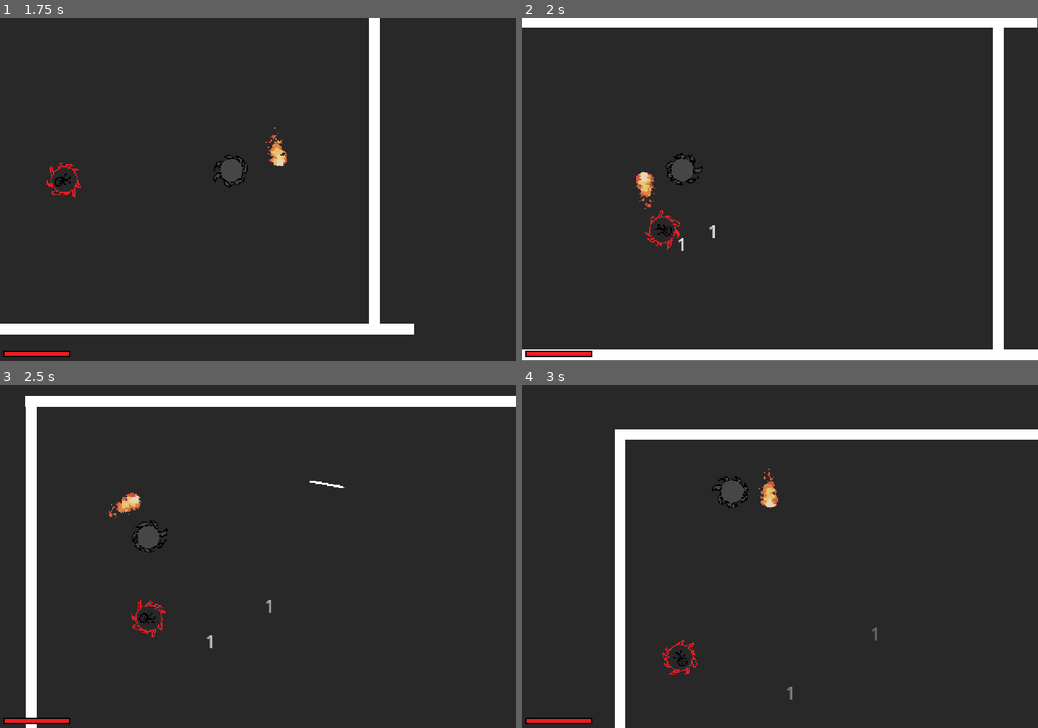
Above: before the commit, frames 1-4 (two rows, left to right).
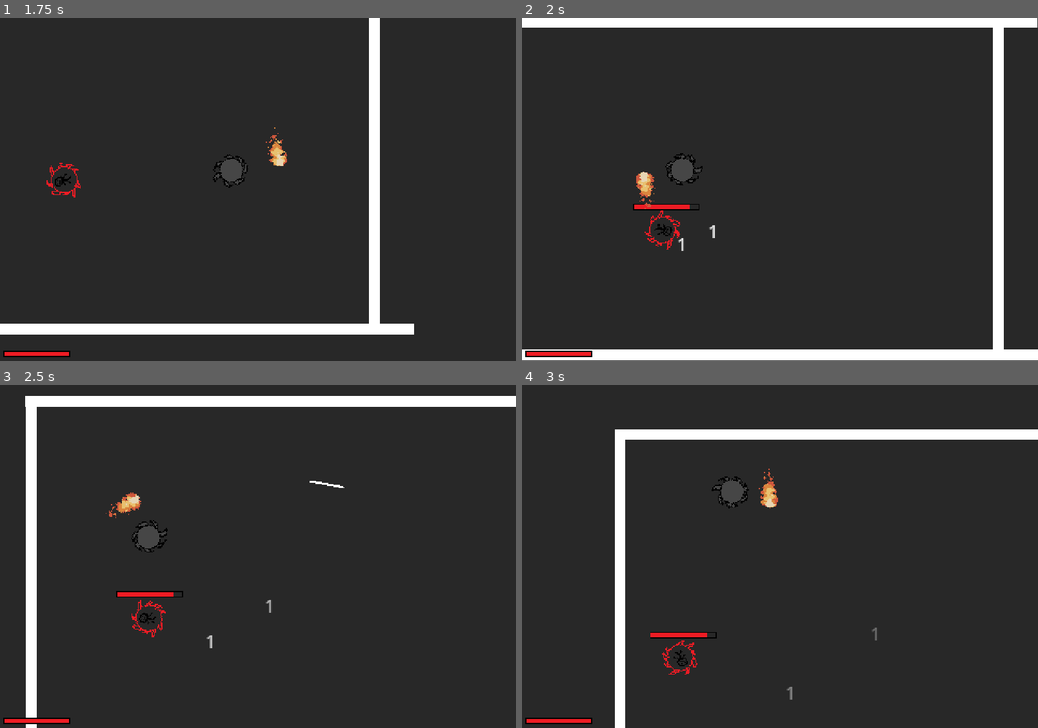
Above: after the commit, the same moments.

Repository: deltea/brj-2025
Game: Godot game, scene res://rooms/levels/test_level.tscn
Two runs of this game, one before a commit and one after it. Both use one fixed random seed, a clock stepped at 60 frames per second and the inputs below.
Inputs (mouse positions are in pixels of both pictures, inside the frame that each line leads up to):
- Up to frame 1 (1.75 s): move the mouse to (371, 172) at 0.52 s; press the mouse at (371, 172) at 0.53 s; move the mouse to (154, 206) at 1.27 s; release the mouse at (154, 206) at 1.28 s; click (154, 206) at 1.35 s
- Up to frame 2 (2 s): no input
- Up to frame 3 (2.5 s): move the mouse to (309, 481) at 2.02 s; press the mouse at (309, 481) at 2.03 s
- Up to frame 4 (3 s): move the mouse to (754, 625) at 2.77 s; release the mouse at (754, 625) at 2.78 s; click (754, 625) at 2.85 s

Frame 1 is identical in both runs. In frame 2, 0.2% of the frame differs, in the area x 21-35%, y 54-57%; in frame 3, 0.2%, in the area x 22-36%, y 60-62%; in frame 4, 0.2%.

Commit message:
Health Bars Implemented

Diff:
--- a/rooms/levels/test_level.tscn
+++ b/rooms/levels/test_level.tscn
@@ -5,7 +5,7 @@
 [ext_resource type="PackedScene" uid="uid://calsodcj6nbtc" path="res://scenes/Items/example_item.tscn" id="3_npjtm"]
 [ext_resource type="PackedScene" uid="uid://danvefsaxgyvo" path="res://scenes/test_collider.tscn" id="3_qdcyq"]
 [ext_resource type="PackedScene" uid="uid://hs4jyaqetvdb" path="res://scenes/enemies/example_enemy.tscn" id="4_wodb3"]
-[ext_resource type="PackedScene" uid="uid://bojhr0psvqjli" path="res://scenes/hud.tscn" id="5_5n3ta"]
+[ext_resource type="PackedScene" uid="uid://bojhr0psvqjli" path="res://scenes/HUD/hud.tscn" id="5_5n3ta"]
 
 [node name="TestLevel" instance=ExtResource("1_nfnad")]
 
@@ -37,6 +37,6 @@
 
 [node name="Example Enemy" parent="." index="5" instance=ExtResource("4_wodb3")]
 position = Vector2(96, 116)
-health = 20.0
+collision_priority = 10.0
 
 [node name="HUD" parent="." index="6" instance=ExtResource("5_5n3ta")]
--- /dev/null
+++ b/scenes/HUD/enemy_health_bar.gd
@@ -0,0 +1,32 @@
+extends "res://scripts/health_bar_base.gd"
+
+var fade_out_time = 1;
+
+@onready var disappear_timer: Timer = $"Disappear Timer"
+@onready var parent = get_parent();
+
+@onready var health_bar_tot_size = $HealthBarContainer.texture.get_size() * $HealthBarContainer.get_scale();
+@onready var offset = Vector2(-health_bar_tot_size.x/2, 0);
+@export var offset_offset : Vector2;
+
+var tween : Tween;
+
+func _process(delta):
+	super._process(delta);
+	rotation = -parent.rotation
+	global_position = parent.global_position + offset + offset_offset
+
+func _on_disappear_timer_timeout() -> void:
+	tween = get_tree().create_tween();
+	tween.tween_property(self, "modulate:a", 0, fade_out_time)
+	tween.tween_callback(queue_free)
+
+
+func _on_health_changed() -> void:
+	#Stop the fading
+	if tween:
+		tween.stop();
+		modulate.a = 1;
+
+	#Restart the timer
+	disappear_timer.start();
--- /dev/null
+++ b/scenes/HUD/enemy_health_bar.tscn
@@ -0,0 +1,16 @@
+[gd_scene load_steps=3 format=3 uid="uid://b62ldg3le5ikh"]
+
+[ext_resource type="PackedScene" uid="uid://dbyjtacx6sbhn" path="res://scenes/HUD/health_bar.tscn" id="1_yjq7y"]
+[ext_resource type="Script" path="res://scenes/HUD/enemy_health_bar.gd" id="2_67nsl"]
+
+[node name="Enemy Health Bar" instance=ExtResource("1_yjq7y")]
+script = ExtResource("2_67nsl")
+offset_offset = Vector2(0, -15)
+
+[node name="Disappear Timer" type="Timer" parent="." index="2"]
+wait_time = 3.0
+one_shot = true
+autostart = true
+
+[connection signal="HealthChanged" from="." to="." method="_on_health_changed"]
+[connection signal="timeout" from="Disappear Timer" to="." method="_on_disappear_timer_timeout"]
--- /dev/null
+++ b/scenes/HUD/health_bar.gd
@@ -0,0 +1,23 @@
+extends Node2D
+
+@export var health_bar_intervals : float = 8;
+
+@onready var player : Player = RoomManager.current_room.player;
+@onready var health_bar_content: Sprite = $Health
+@onready var init_bar_position = health_bar_content.position;
+@onready var health_bar_size = health_bar_content.texture.get_size();
+
+var health_percentage = 1;
+
+
+# Called every frame. 'delta' is the elapsed time since the previous frame.
+func _process(delta: float) -> void:
+	health_percentage = player.health/player.init_health;
+
+	var clamped_percentage = clamp_to_interval(health_percentage, 1/health_bar_intervals);
+	health_bar_content.target_scale = Vector2(clamped_percentage, 1)
+	#I am sure there is a better way of doing this, clamping the health bar to the left.
+	health_bar_content.position.x = init_bar_position.x - ((1-clamped_percentage) * health_bar_size.x/2)
+
+func clamp_to_interval(num : float, interval_length : float) -> float:
+	return floor(num / interval_length) * interval_length;
--- /dev/null
+++ b/scenes/HUD/health_bar.tscn
@@ -0,0 +1,19 @@
+[gd_scene load_steps=5 format=3 uid="uid://dbyjtacx6sbhn"]
+
+[ext_resource type="Script" path="res://scripts/health_bar_base.gd" id="1_5juu5"]
+[ext_resource type="Texture2D" uid="uid://cdhtwq1brrby" path="res://assets/UI Images/Healthbar.png" id="1_j21nv"]
+[ext_resource type="Script" path="res://utils/sprite-plus/sprite.gd" id="2_fj702"]
+[ext_resource type="Texture2D" uid="uid://i4ehaawlfqwr" path="res://assets/UI Images/Health.png" id="3_7fkly"]
+
+[node name="Movable Health Bar" type="Node2D"]
+script = ExtResource("1_5juu5")
+
+[node name="HealthBarContainer" type="Sprite2D" parent="."]
+position = Vector2(34, -7)
+texture = ExtResource("1_j21nv")
+script = ExtResource("2_fj702")
+
+[node name="Health" type="Sprite2D" parent="."]
+position = Vector2(34, -7)
+texture = ExtResource("3_7fkly")
+script = ExtResource("2_fj702")
--- /dev/null
+++ b/scenes/HUD/hud.tscn
@@ -0,0 +1,18 @@
+[gd_scene load_steps=2 format=3 uid="uid://bojhr0psvqjli"]
+
+[ext_resource type="PackedScene" uid="uid://p20ycxlowib8" path="res://scenes/HUD/immovable_health_bar.tscn" id="1_v3lci"]
+
+[node name="HUD" type="CanvasLayer"]
+
+[node name="VBoxContainer" type="VBoxContainer" parent="."]
+anchors_preset = 15
+anchor_right = 1.0
+anchor_bottom = 1.0
+grow_horizontal = 2
+grow_vertical = 2
+alignment = 2
+
+[node name="Control" type="Control" parent="VBoxContainer"]
+layout_mode = 2
+
+[node name="Immovable Health Bar" parent="VBoxContainer/Control" instance=ExtResource("1_v3lci")]
--- /dev/null
+++ b/scenes/HUD/immovable_health_bar.gd
@@ -0,0 +1,5 @@
+extends "res://scripts/health_bar_base.gd"
+
+
+func _ready() -> void:
+	entity = RoomManager.current_room.player;
--- /dev/null
+++ b/scenes/HUD/immovable_health_bar.tscn
@@ -0,0 +1,7 @@
+[gd_scene load_steps=3 format=3 uid="uid://p20ycxlowib8"]
+
+[ext_resource type="PackedScene" uid="uid://dbyjtacx6sbhn" path="res://scenes/HUD/health_bar.tscn" id="1_8f0oh"]
+[ext_resource type="Script" path="res://scenes/HUD/immovable_health_bar.gd" id="2_8m5tm"]
+
+[node name="Immovable Health Bar" instance=ExtResource("1_8f0oh")]
+script = ExtResource("2_8m5tm")
--- a/scenes/enemies/enemy.gd
+++ b/scenes/enemies/enemy.gd
@@ -9,8 +9,5 @@
 func _physics_process(delta: float) -> void:
 	super._physics_process(delta);
 
-func _on_collided(collision) -> void:
-	pass # Replace with function body.
-
 func _on_died() -> void:
 	queue_free();
--- a/scenes/enemies/enemy.tscn
+++ b/scenes/enemies/enemy.tscn
@@ -5,7 +5,7 @@
 
 [node name="Enemy" type="RigidBody2D"]
 collision_layer = 8
-collision_mask = 2147483655
+collision_mask = 2147483663
 script = ExtResource("1_1h43w")
 
 [node name="State Machine" type="Node" parent="."]
@@ -17,4 +17,5 @@
 
 [node name="AnimatedSprite2D" type="AnimatedSprite2D" parent="."]
 
+[connection signal="collided" from="." to="." method="_on_collided"]
 [connection signal="died" from="." to="." method="_on_died"]
--- a/scenes/enemies/example_enemy.tscn
+++ b/scenes/enemies/example_enemy.tscn
@@ -20,7 +20,7 @@
 }]
 
 [node name="Example Enemy" instance=ExtResource("1_krwge")]
-init_health = 20
+health = 100.0
 
 [node name="State Machine" parent="." index="0" node_paths=PackedStringArray("initial_state")]
 initial_state = NodePath("EnemyIdle")
--- a/scenes/hud.tscn
+++ /dev/null
@@ -1,31 +0,0 @@
-[gd_scene load_steps=5 format=3 uid="uid://bojhr0psvqjli"]
-
-[ext_resource type="Texture2D" uid="uid://cdhtwq1brrby" path="res://assets/UI Images/Healthbar.png" id="1_fad5h"]
-[ext_resource type="Script" path="res://scenes/health_bar.gd" id="1_uu5dh"]
-[ext_resource type="Script" path="res://utils/sprite-plus/sprite.gd" id="2_tqvwy"]
-[ext_resource type="Texture2D" uid="uid://i4ehaawlfqwr" path="res://assets/UI Images/Health.png" id="3_3nwcr"]
-
-[node name="HUD" type="CanvasLayer"]
-
-[node name="VBoxContainer" type="VBoxContainer" parent="."]
-anchors_preset = 15
-anchor_right = 1.0
-anchor_bottom = 1.0
-grow_horizontal = 2
-grow_vertical = 2
-alignment = 2
-
-[node name="HealthBar" type="Control" parent="VBoxContainer"]
-layout_mode = 2
-script = ExtResource("1_uu5dh")
-metadata/_edit_group_ = true
-
-[node name="HealthBarContainer" type="Sprite2D" parent="VBoxContainer/HealthBar"]
-position = Vector2(34, -7)
-texture = ExtResource("1_fad5h")
-script = ExtResource("2_tqvwy")
-
-[node name="Health" type="Sprite2D" parent="VBoxContainer/HealthBar"]
-position = Vector2(34, -7)
-texture = ExtResource("3_3nwcr")
-script = ExtResource("2_tqvwy")
--- a/scenes/player/player.gd
+++ b/scenes/player/player.gd
@@ -35,7 +35,6 @@
 	if body is Entity:
 		body.take_damage(damage, self)
 		take_damage(body.damage, body);
-		print(health)
 
 func _on_died() -> void:
 	get_tree().reload_current_scene();
--- a/scripts/damage_indicator.gd
+++ b/scripts/damage_indicator.gd
@@ -26,7 +26,6 @@
 
 # Called when the node enters the scene tree for the first time.
 func _ready() -> void:
-	print("In scene")
 	text = str(damage_amount);
 	var tween = get_tree().create_tween();
 	tween.set_parallel();
--- a/scripts/entity.gd
+++ b/scripts/entity.gd
@@ -11,11 +11,13 @@
 @export var health : float;
 @export var damage : float = 10.0;
 @onready var damage_indicator_scene : PackedScene = load("res://scenes/damage_indicator.tscn");
+@onready var health_bar_scene : PackedScene = load("res://scenes/HUD/enemy_health_bar.tscn");
 
 func _ready():
 	health = init_health;
 
 func take_damage(damage : float, damaging_body : Entity, is_damaging_self : bool = false):
+	#Adds damage indicator
 	var damage_indicator_instance : DamageIndicator = damage_indicator_scene.instantiate();
 	if is_damaging_self == false:
 		var impact_direction = (global_position - damaging_body.global_position).normalized();
@@ -23,6 +25,12 @@
 	else:
 		damage_indicator_instance.set_up(global_position, damage);
 	add_sibling(damage_indicator_instance);
+
+	#Adds health bar
+	if not self is Player and not self.get_node("Enemy Health Bar"):
+		var health_bar_instance : Node2D = health_bar_scene.instantiate();
+		health_bar_instance.entity = self;
+		add_child(health_bar_instance);
 
 	health -= damage;
 	if health <= 0:
--- a/scenes/health_bar.gd
+++ b/scripts/health_bar_base.gd
@@ -1,8 +1,10 @@
-extends Control
+extends Node2D
+
+signal HealthChanged;
 
 @export var health_bar_intervals : float = 8;
 
-@onready var player : Player= RoomManager.current_room.player;
+var entity : Entity;
 @onready var health_bar_content: Sprite = $Health
 @onready var init_bar_position = health_bar_content.position;
 @onready var health_bar_size = health_bar_content.texture.get_size();
@@ -12,7 +14,10 @@
 
 # Called every frame. 'delta' is the elapsed time since the previous frame.
 func _process(delta: float) -> void:
-	health_percentage = player.health/player.init_health;
+	var new_health_percentage = entity.health/entity.init_health
+	if new_health_percentage != health_percentage:
+		HealthChanged.emit()
+	health_percentage = new_health_percentage;
 
 	var clamped_percentage = clamp_to_interval(health_percentage, 1/health_bar_intervals);
 	health_bar_content.target_scale = Vector2(clamped_percentage, 1)
--- a/scripts/modifiers/modifier.gd
+++ b/scripts/modifiers/modifier.gd
@@ -14,9 +14,7 @@
 	create_timer_recurse(timer_interval, total_intervals);
 
 func create_timer_recurse(timer_interval : float, ticks_left : int):
-	print(ticks_left)
 	if ticks_left == 0:
-		print("Deleting")
 		queue_free();
 	timer = get_tree().create_timer(timer_interval)
 	timer.connect("timeout", func(): create_timer_recurse(timer_interval, ticks_left - 1))
Not shown: 1 places in rooms/levels/test_level.tscn that only renumber resources
Not shown, added: scenes/HUD/ene4A94.tmp
Not shown, added: scenes/HUD/ene7C05.tmp
Not shown, added: scenes/HUD/ene949E.tmp
Not shown, added: scenes/HUD/ene9C3B.tmp
Not shown, added: scenes/HUD/eneAAC.tmp
